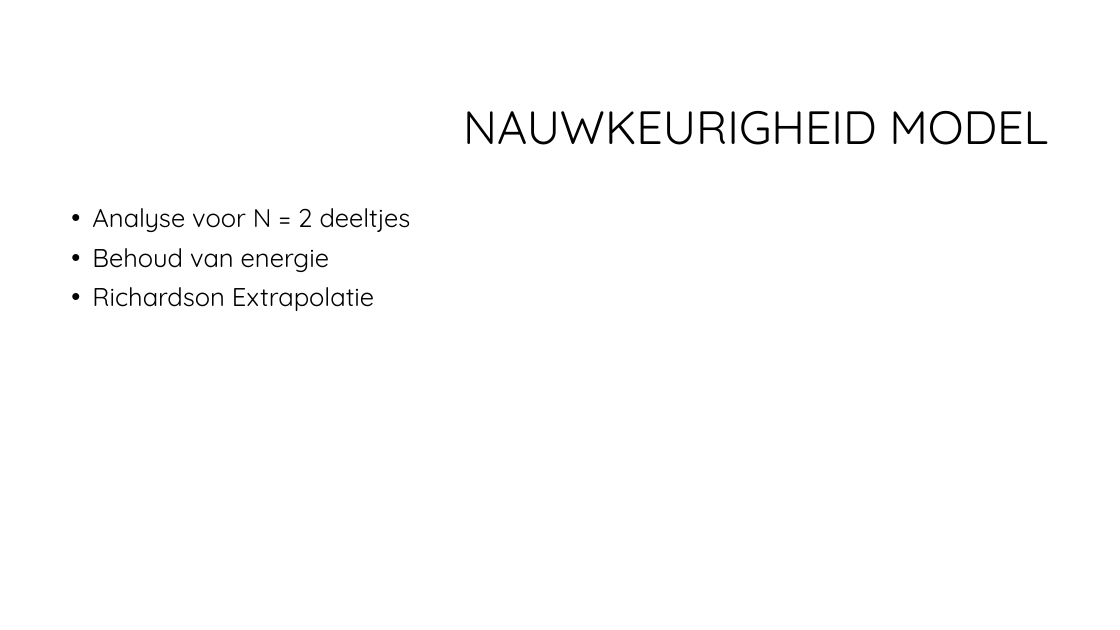
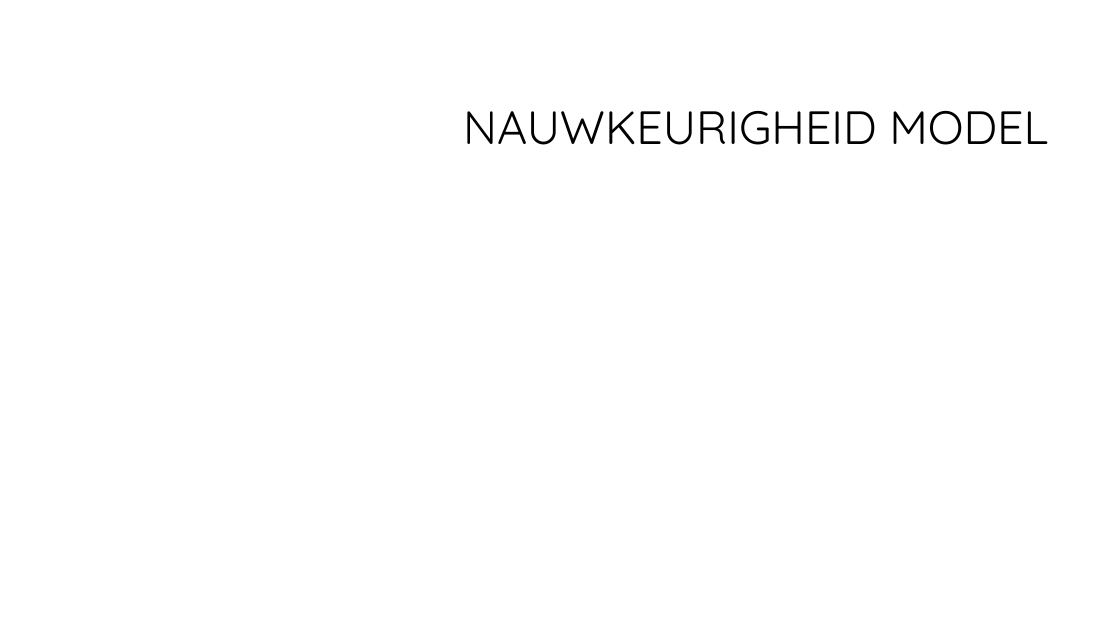
Before and after one commit to CBarendrecht/mod2b, a slide deck: slide 10 of Presentatie/Presentatie.pptx (slide 9 before the commit). Drawn at 1120x630 pixels with LibreOffice and Linux fonts; fonts in the diff are those of the drawing; grey boxes stand for pictures; background and template pictures are left out. Boxes give left, top, right and bottom in pixels: in the first picture for what was removed or moved away, otherwise in the second. Text is boxed around its words. In the diff, an @@ line names an element or a change of style, - is before the commit and + after.

```diff
--- a/Presentatie/Presentatie.pptx
+++ b/Presentatie/Presentatie.pptx
@@ text removed at <box>92,208,411,311</box> @@
-• Analyse voor N = 2 deeltjes
-• Behoud van energie
-• Richardson Extrapolatie
```
Also in this commit, not shown: 1 other slide changed, 2 slides added.
